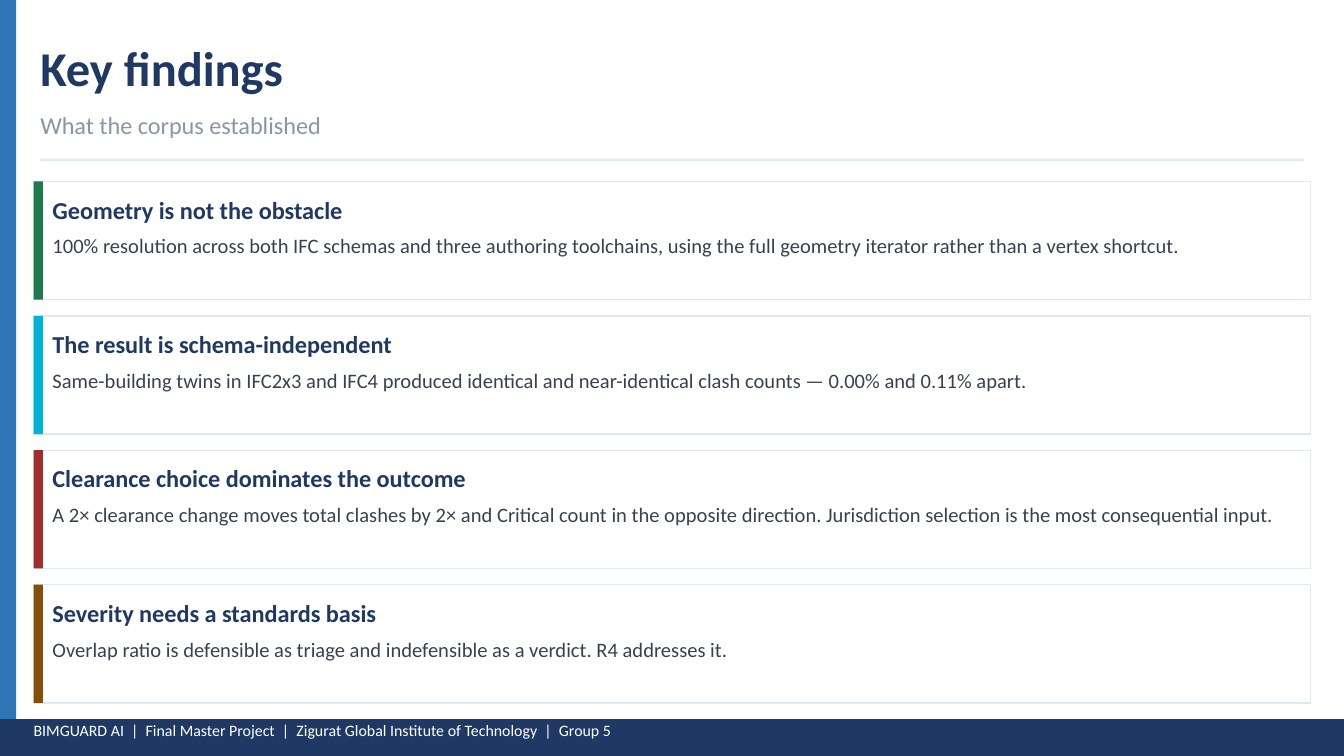
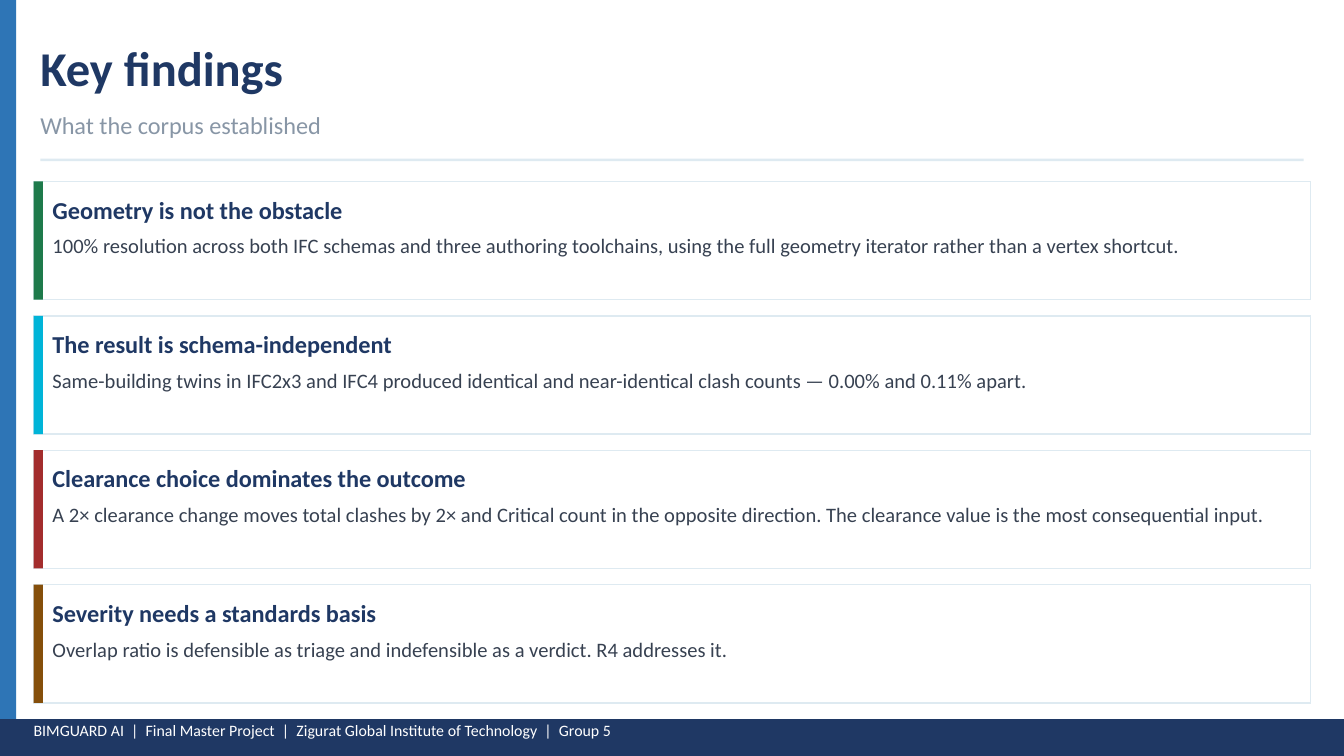
Before and after one commit to maicen/bim-guard, a slide deck: slide 23 of docs/Presentation-2026-May/BIMGUARD_FMP_B_Blue_Halo.pptx. Drawn at 1344x756 pixels with LibreOffice and Linux fonts; fonts in the diff are those of the drawing. Boxes give left, top, right and bottom in pixels: in the first picture for what was removed or moved away, otherwise in the second. Text is boxed around its words. In the diff, an @@ line names an element or a change of style, - is before the commit and + after.

```diff
--- a/docs/Presentation-2026-May/BIMGUARD_FMP_B_Blue_Halo.pptx
+++ b/docs/Presentation-2026-May/BIMGUARD_FMP_B_Blue_Halo.pptx
@@ text at <box>52,507,1263,526</box>: text changed @@
-A 2× clearance change moves total clashes by 2× and Critical count in the opposite direction. Jurisdiction selection is the most consequential input.
+A 2× clearance change moves total clashes by 2× and Critical count in the opposite direction. The clearance value is the most consequential input.
```
Also in this commit, not shown: 8 other slides changed, 1 slide added, 1 slide removed, 3 other files.
